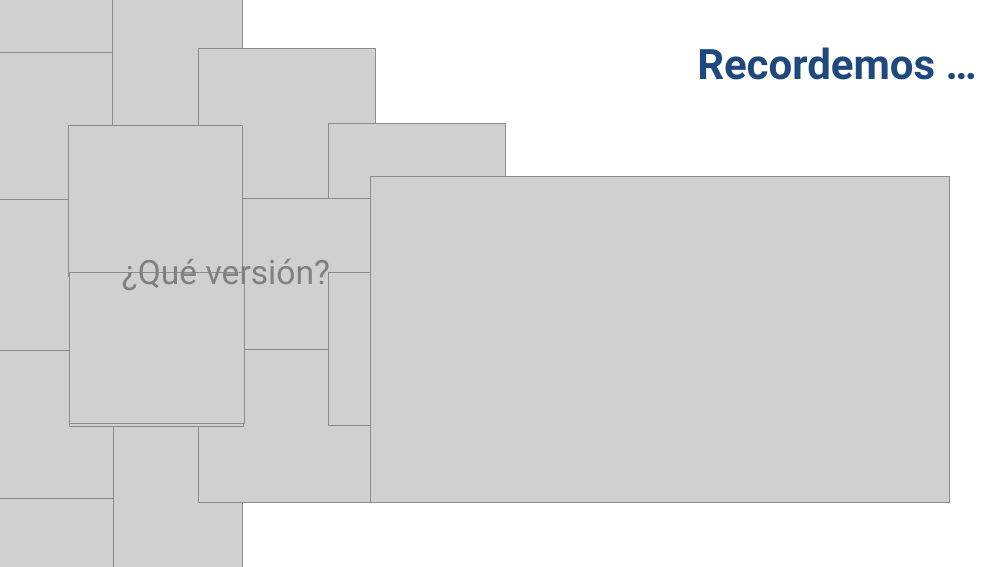
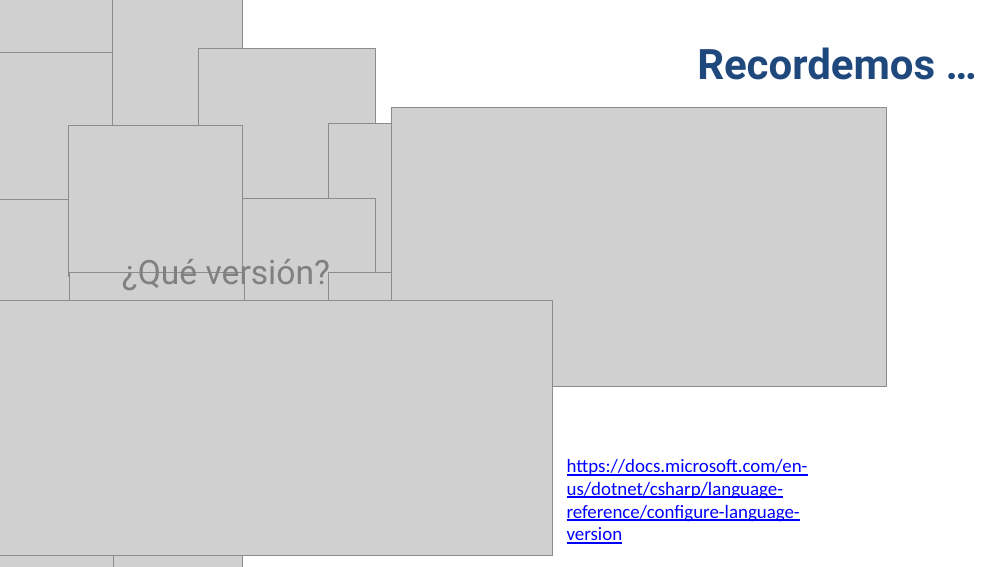
Before and after one commit to juanluelguerre/Training, a slide deck: slide 4 of CSFeatures/CS80.pptx. Drawn at 1008x567 pixels with LibreOffice and Linux fonts; fonts in the diff are those of the drawing; grey boxes stand for pictures. Boxes give left, top, right and bottom in pixels: in the first picture for what was removed or moved away, otherwise in the second. Text is boxed around its words. In the diff, an @@ line names an element or a change of style, - is before the commit and + after.

```diff
--- a/CSFeatures/CS80.pptx
+++ b/CSFeatures/CS80.pptx
@@ picture: place and size @@
-picture at [371,176,950,502]
+picture at [391,107,886,386]
@@ picture added at [0,301,552,556] @@
@@ picture removed at [198,349,375,503] @@
@@ text added at [567,459,808,544], 18 pt, text #0000FF, underline @@
+https://docs.microsoft.com/en-us/dotnet/csharp/language-reference/configure-language-version
```
Also in this commit, not shown: 2 other slides changed, 12 other files.
